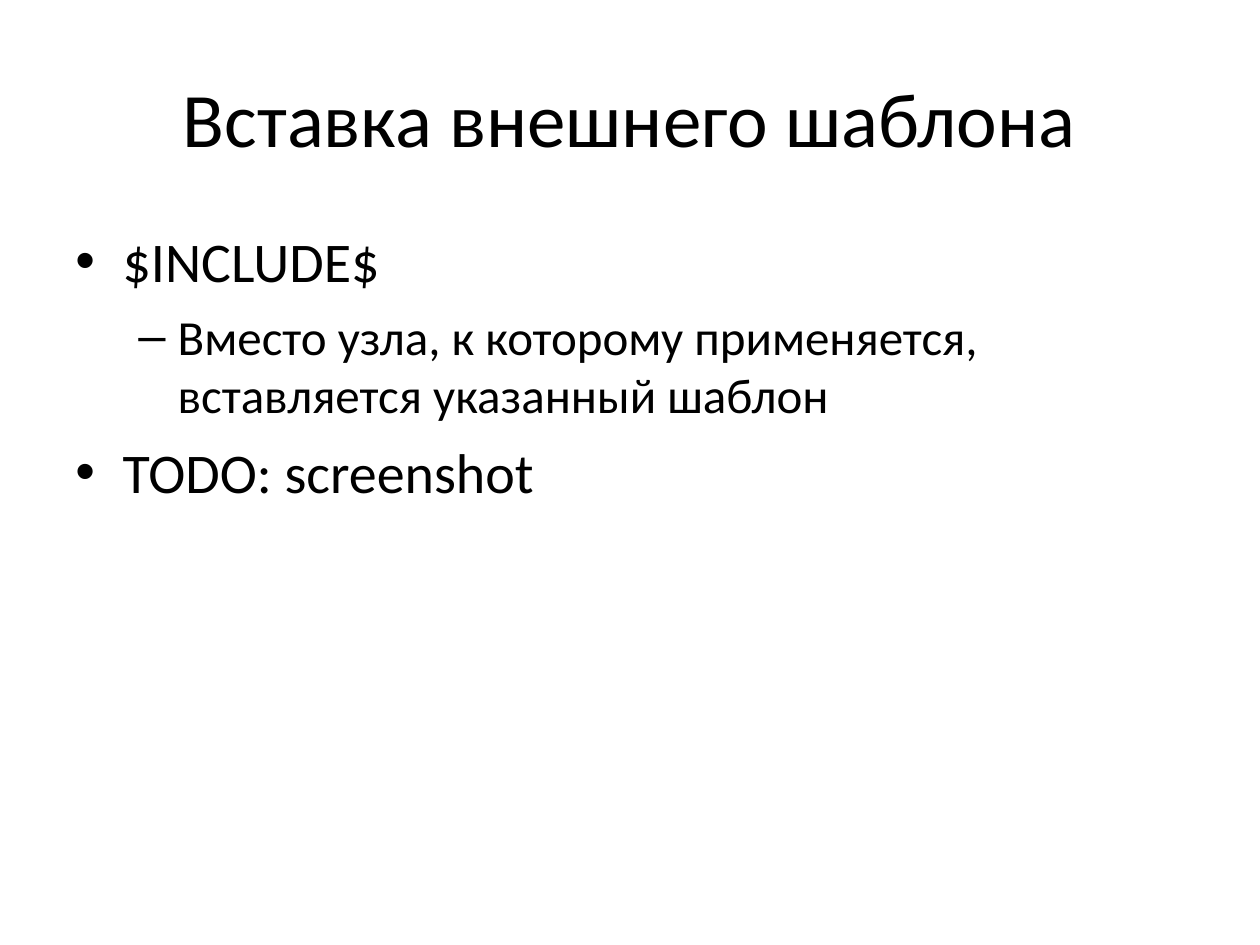
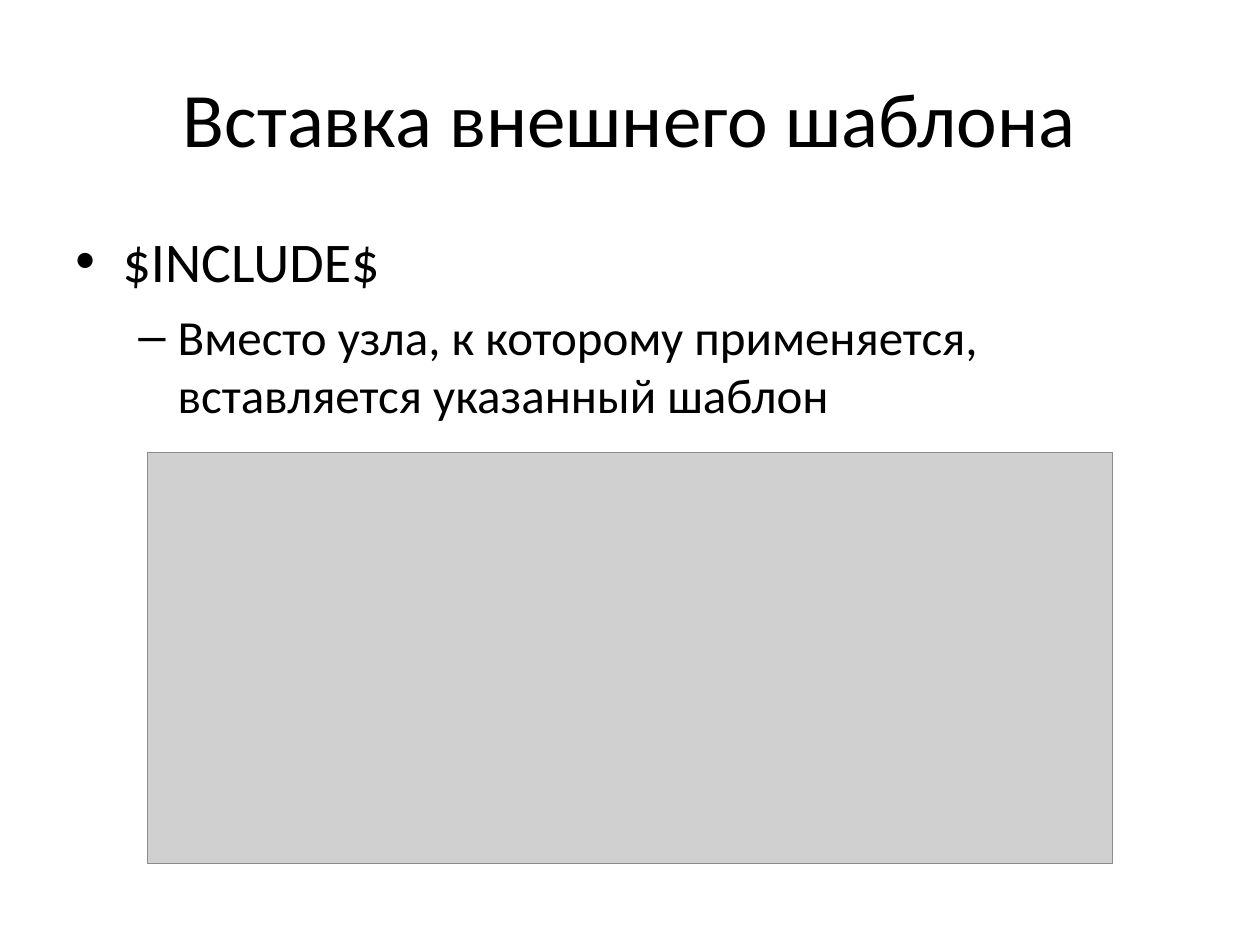
Before and after one commit to mazine/umk, a slide deck: slide 19 of presentations/04-generator.ppt. Drawn at 1260x945 pixels with LibreOffice and Linux fonts; fonts in the diff are those of the drawing; grey boxes stand for pictures. Boxes give left, top, right and bottom in pixels: in the first picture for what was removed or moved away, otherwise in the second. Text is boxed around its words. In the diff, an @@ line names an element or a change of style, - is before the commit and + after.

Commit message:
Added screenshots to generator presentation

```diff
--- a/presentations/04-generator.ppt
+++ b/presentations/04-generator.ppt
@@ text at (x1=123, y1=454, x2=534, y2=494): paragraph removed @@
-• TODO: screenshot
@@ picture added at (x1=147, y1=452, x2=1113, y2=863) @@
```
Also in this commit, not shown: 2 other slides changed.
